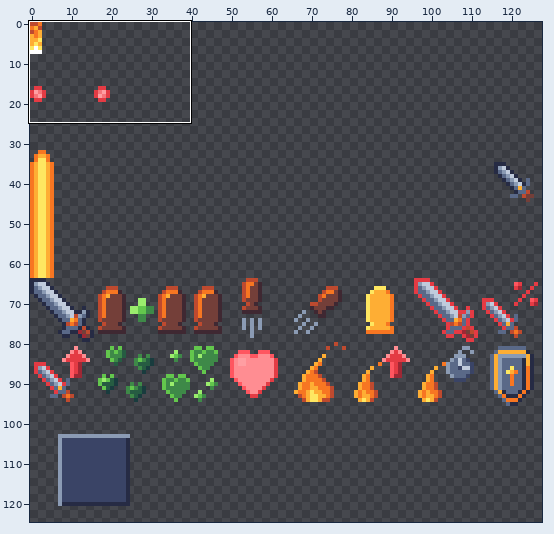
Pixel-art file: src/assets/images/sprites.ase. The picture above shows the old version from afar; the outline marks the close-up.
Close-up. Before the commit:
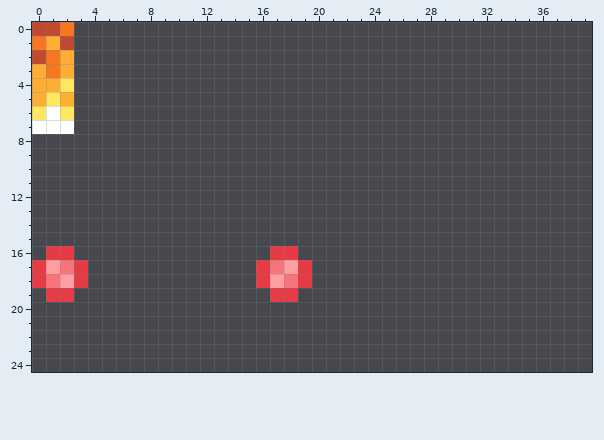
128x128 pixels, 1 frame. Shown: x 0..39, y 0..24. The wide view leaves out empty margins.
The same view after the edit:
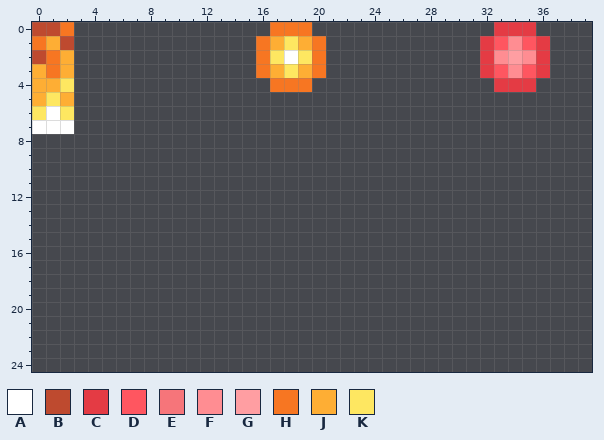
Palette (. is transparent): A #ffffff  B #be4a2f  C #e43b44  D #ff5660  E #f6757a  F #ff8d92  G #ff9ea2  H #f77622  J #feae34  K #fee761
Changes in this commit:
@@ x 14..38 @@
- 0 .........................
- 1 .........................
- 2 .........................
- 3 .........................
- 4 .........................
+ 0 ...HHH.............CCC...
+ 1 ..HJKJH...........CDFDC..
+ 2 ..HKAKH...........CFGFC..
+ 3 ..HJKJH...........CDFDC..
+ 4 ...HHH.............CCC...
  5 .........................
@@ x 0..21 @@
 15 ......................
-16 .CC..............CC...
-17 CGEC............CEGC..
-18 CEGC............CGEC..
-19 .CC..............CC...
+16 ......................
+17 ......................
+18 ......................
+19 ......................
 20 ......................
Boxes around the changes in both close-ups, in picture pixels (x1, y1, x2, y2):
added: (256, 22, 326, 92)
added: (480, 22, 550, 92)
erased: (32, 246, 88, 302)
erased: (256, 246, 312, 302)
